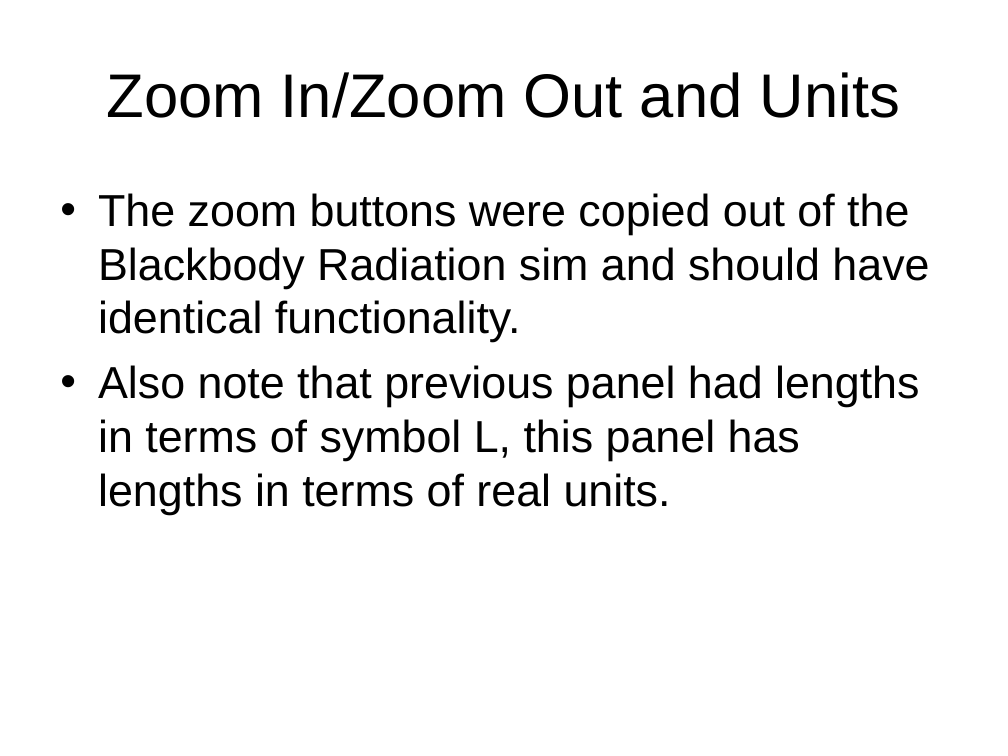
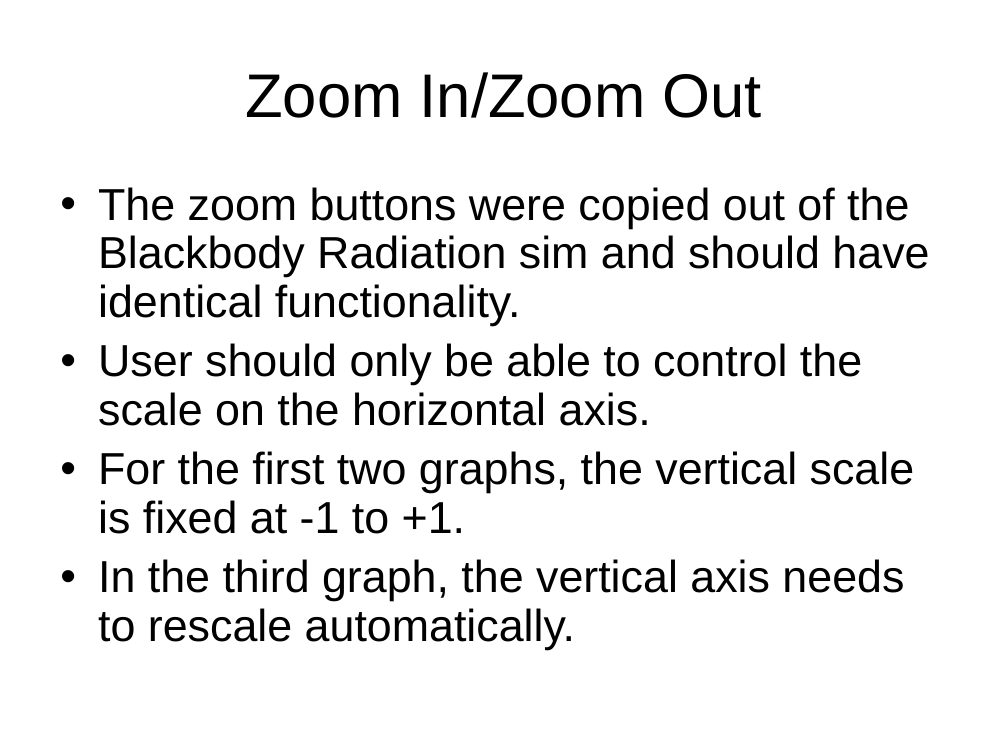
Before and after one commit to mleoking/PhET, a slide deck: slide 8 of fourier/doc/Fourier_Design_Outline.ppt (slide 15 before the commit). Drawn at 1008x756 pixels with LibreOffice and Linux fonts; fonts in the diff are those of the drawing. Boxes give left, top, right and bottom in pixels: in the first picture for what was removed or moved away, otherwise in the second. Text is boxed around its words. In the diff, an @@ line names an element or a change of style, - is before the commit and + after.

Commit message:
updated design from Sam McKagan, based on 5/4/2005 input from Fourier team

```diff
--- a/fourier/doc/Fourier_Design_Outline.ppt
+++ b/fourier/doc/Fourier_Design_Outline.ppt
@@ title at (245,72,762,118): text changed @@
-Zoom In/Zoom Out and Units
+Zoom In/Zoom Out
@@ text at (98,187,929,326): line spacing 1 to 0.9 @@
@@ text at (98,343,915,650): text changed @@
-• Also note that previous panel had lengths in terms of symbol L, this panel has lengths in terms of real units.
+• User should only be able to control the scale on the horizontal axis.
+• For the first two graphs, the vertical scale is fixed at -1 to +1.
+• In the third graph, the vertical axis needs to rescale automatically.
```
Also in this commit, not shown: 10 other slides changed, 16 slides added, 6 slides removed.
